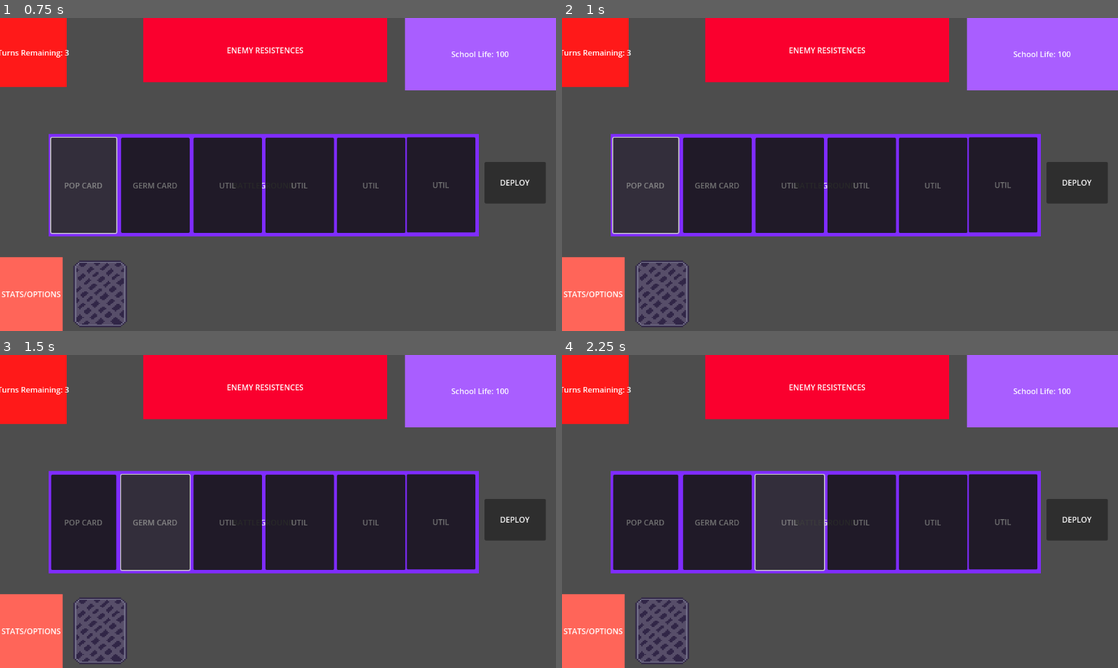
Above: before the commit, frames 1-4 (two rows, left to right).
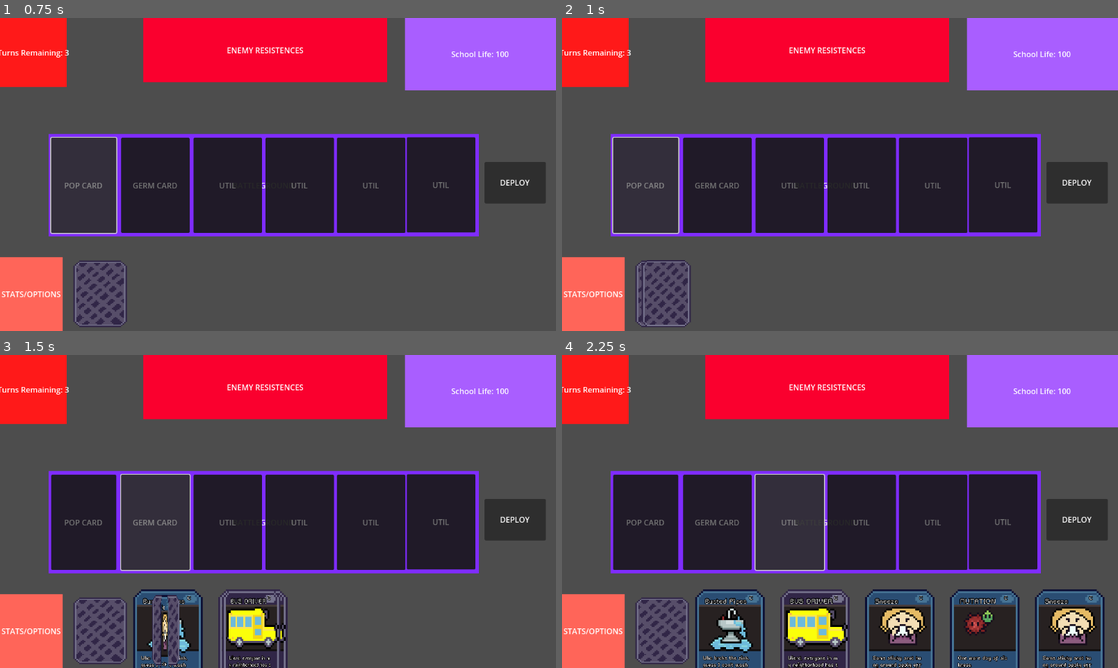
Above: after the commit, the same moments.

Repository: JPGFG/ld24
Game: Godot game, scene res://scenes/game-board/gameboard.tscn
Two runs of this game, one before a commit and one after it. Both use one fixed random seed, a clock stepped at 60 frames per second and the inputs below.
Inputs (mouse positions are in pixels of both pictures, inside the frame that each line leads up to):
- Up to frame 1 (0.75 s): click (83, 183) at 0.5 s
- Up to frame 2 (1 s): no input
- Up to frame 3 (1.5 s): click (155, 520) at 1.25 s
- Up to frame 4 (2.25 s): click (789, 520) at 2.02 s

Frame 1 is identical in both runs. In frame 2, 0.9% of the frame differs, in the area x 14-24%, y 77-99%; in frame 3, 5.8%; in frame 4, 15%, in the area x 24-98%, y 74-100%.
Error before the commit: Parse Error: Identifier "card_position" not declared in the current scope. (res://scripts/hand.gd:13)

Commit message:
we flippin

Diff:
--- a/scenes/cards/flippable_card.tscn
+++ b/scenes/cards/flippable_card.tscn
@@ -1,10 +1,13 @@
-[gd_scene load_steps=2 format=3 uid="uid://dad58wcjiie2q"]
+[gd_scene load_steps=3 format=3 uid="uid://dad58wcjiie2q"]
 
 [ext_resource type="Texture2D" uid="uid://d02qj362jlglm" path="res://assets/sprites/cards/decks/back_of_card_purple.png" id="1_5ials"]
+[ext_resource type="Script" path="res://scripts/cards/flippable_card.gd" id="1_ujywu"]
 
 [node name="FlippableCard" type="Node2D"]
+script = ExtResource("1_ujywu")
 
 [node name="CardBack" type="TextureRect" parent="."]
 offset_right = 40.0
 offset_bottom = 40.0
+pivot_offset = Vector2(20, 26)
 texture = ExtResource("1_5ials")
--- a/scripts/cards/card.gd
+++ b/scripts/cards/card.gd
@@ -15,11 +15,8 @@
 
 var position_in_hand: int
 
-
-
 # Called when the node enters the scene tree for the first time.
 func _ready():
-	print($TextureRect)
 	sprite_2d = $TextureRect
 	sprite_start_scale_x = sprite_2d.scale.x
 	sprite_start_scale_y = sprite_2d.scale.y
--- a/scripts/cards/flippable_card.gd
+++ b/scripts/cards/flippable_card.gd
@@ -1,18 +1,62 @@
-extends Node
+extends Node2D
 class_name FlippableCard
 
 var card_resource: CardResource
+var card_front: Control
 
-func _ready():
-    pass
+var tween_duration: float = 0.3
+
+func flip_card_in(card_container: Control, deck: Deck):
+
+	var card_back = get_node("CardBack")
+
+	global_position = deck.global_position
+
+	card_front.size = deck.size
+	card_front.pivot_offset = Vector2(deck.size.x / 2, deck.size.y / 2)
+
+	card_back.size = deck.size
+	card_back.pivot_offset = Vector2(deck.size.x / 2, deck.size.y / 2)
+
+	var end_size = card_container.size
+	var end_position = card_container.global_position
+
+	var tween = get_tree().create_tween()
+	tween.set_parallel()
+	tween.finished.connect(_on_tween_finished)
+
+	tween.tween_property(self, "global_position", end_position, tween_duration).set_trans(
+		Tween.TRANS_LINEAR
+	)
+	(
+		tween
+		. tween_property(card_back, "scale", Vector2(0, 1), tween_duration / 2)
+		. set_trans(Tween.TRANS_LINEAR)
+	)
+	tween.tween_property(card_back, "size", end_size, tween_duration).set_trans(
+		Tween.TRANS_LINEAR
+	)
+	(
+		tween
+		. tween_property(card_front, "scale", Vector2(1, 1), tween_duration)
+		. set_trans(Tween.TRANS_LINEAR)
+		. set_delay((tween_duration / 2) - 0.1)
+	)
+
+	await get_tree().create_timer(0.2).timeout
+
+func _on_tween_finished():
+	queue_free()
 
 static func new_card(p_card_resource: CardResource) -> FlippableCard:
-    var card = FlippableCard.new()
-    card.card_resource = p_card_resource
+	var card = preload("res://scenes/cards/flippable_card.tscn").instantiate()
+	card.card_resource = p_card_resource
 
-    var card_scene = Base_Card.new_card(p_card_resource)
-    card_scene.mouse_filter = Control.MOUSE_FILTER_PASS
+	var card_scene = Base_Card.new_card(p_card_resource)
+	card_scene.mouse_filter = Control.MOUSE_FILTER_PASS
 
-    card.add_child(card_scene)
+	card.add_child(card_scene)
+	card.card_front = card_scene
+	card.card_front.scale = Vector2(0, 1)
 
-    return card
+	return card
--- a/scripts/cards/pop_card.gd
+++ b/scripts/cards/pop_card.gd
@@ -14,7 +14,6 @@
 	super()
 
 func build_card():
-	print(card_resource.name)
 	#if card_resource.multipler != null:
 	multiplier.text = str(card_resource.multiplier) + "X"
 
--- a/scripts/hand.gd
+++ b/scripts/hand.gd
@@ -2,26 +2,35 @@
 class_name Hand
 
 var cards: Array[CardResource] = [null, null, null, null, null]
+@onready var game_controller: GameController = get_node("/root/Gameboard/GameController")
+@onready var game_board: Control = get_node("/root/Gameboard")
+
+var deck: Deck:
+	get:
+		return game_controller.deck
+
 
 func add_card(card: CardResource):
-
 	var first_null_index = cards.find(null)
 
 	cards[first_null_index] = card
 
-	var flippable_card = FlippableCard.new_card(card)
-	var card_container = get_card_container_at_position(card_position)
-
+	var card_container = get_card_container_at_position(first_null_index)
 
 	var card_scene = Base_Card.new_card(card)
 	card_scene.position_in_hand = first_null_index
 
+	var flippable_card = FlippableCard.new_card(card)
+	game_board.add_child(flippable_card)
+	await flippable_card.flip_card_in(card_container, deck)
+
 	card_container.add_child(card_scene)
-	await get_tree().create_timer(0.3).timeout
+
 
 func get_card_container_at_position(position: int) -> Node:
 	var child_containers = get_children()
 	return child_containers[position]
 
+
 func remove_card(card: Base_Card):
 	cards[card.position_in_hand] = null
